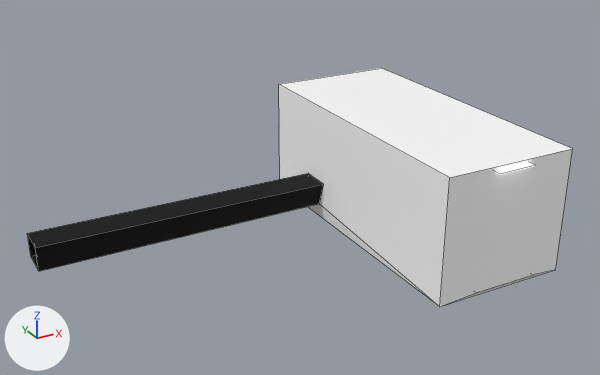
A saved change to the FBX model Assets/Model/Haimenobasyo/start.fbx.
The view is the same before and after, from a 50 mm lens placed at (-71.2, -95.6, 57.3), pointed at (-19.2, -1.0, 10.0). Arrows for +X, +Y and +Z are at lower left; the lights stay in place. Mesh edges are drawn as thin lines. Where no turn or scale is listed for an object, it has been applied to the vertices.

The older version as bpy lines, for what is in view:
```python
me_立方体_002 = bpy.data.meshes.new('立方体.002')
me_立方体_002.from_pydata(...)  # 48 vertices, 35 faces; spans x -54.7..10.2, y -23.5..23.6, z -9.2..9.2
# faces by material slot: [27, 8]
me_立方体_002.materials.append(mat_building)  # white #ffffff
me_立方体_002.materials.append(mat_入口)  # black #000000
ob_building = bpy.data.objects.new('Building', me_立方体_002)
ob_building.location = (0.0, 0.0, 8.5)
```
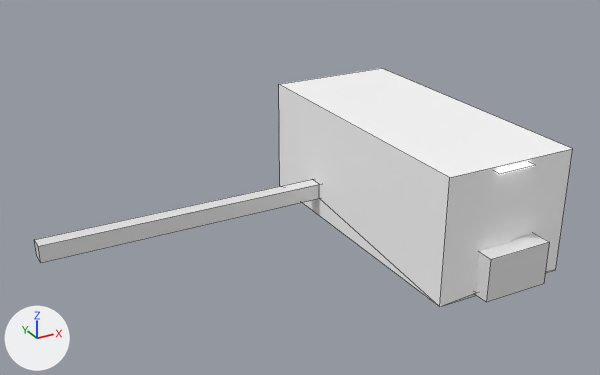
Pixel boxes (x1, y1, x2, y2) of what changed, in the pictures (600 x 375 px):
'Building', reshaped (46% narrower): before (27, 68, 573, 307); after (279, 68, 573, 307)
'立方体.001', added: after (35, 180, 319, 263)
'穴あけ用', added: after (475, 233, 550, 302)
part 1 of me_立方体_002, cut back: before (27, 85, 450, 307); after (279, 85, 450, 307)

What the commit changed:
me_立方体_002 is used by ob_building; location (0.0, 0.0, 8.5).
me_立方体_002 had 48 vertices, 35 faces and spanned x -54.7..10.2, y -23.5..23.6, z -9.2..9.2.
me_立方体_002 now has 40 vertices, 31 faces and spans x -10.2..10.2, y -23.5..23.6, z -9.2..9.2.
Part 1, on me_立方体_002:
12 vertices are removed from x -54.7..-10.2, y 7.6..12.6, z -6.7..-3.1.
10 faces are deleted.
4 vertices are added at (-10.2, 9.0, -6.1), (-10.2, 9.0, -3.7), (-10.2, 11.2, -3.7), (-10.2, 11.2, -6.1).
6 new faces join them.
me_立方体_002 no longer uses material mat_入口 (black #000000).
Mesh me_立方体_001 is new.
It is a box spanning x -23.6..23.6, y -1.1..1.1, z -1.2..1.2.
Mesh me_立方体_003 is new.
It is a box spanning x -5.0..5.0, y -25.6..25.6, z -3.2..3.2.
Object '立方体.001' (ob_立方体_001) is new; it shows me_立方体_001.
Its location is (-30.5, 10.1, 3.6).
Object '穴あけ用' (ob_穴あけ用) is new; it shows me_立方体_003.
Its location is (0.0, 0.0, 3.3).
